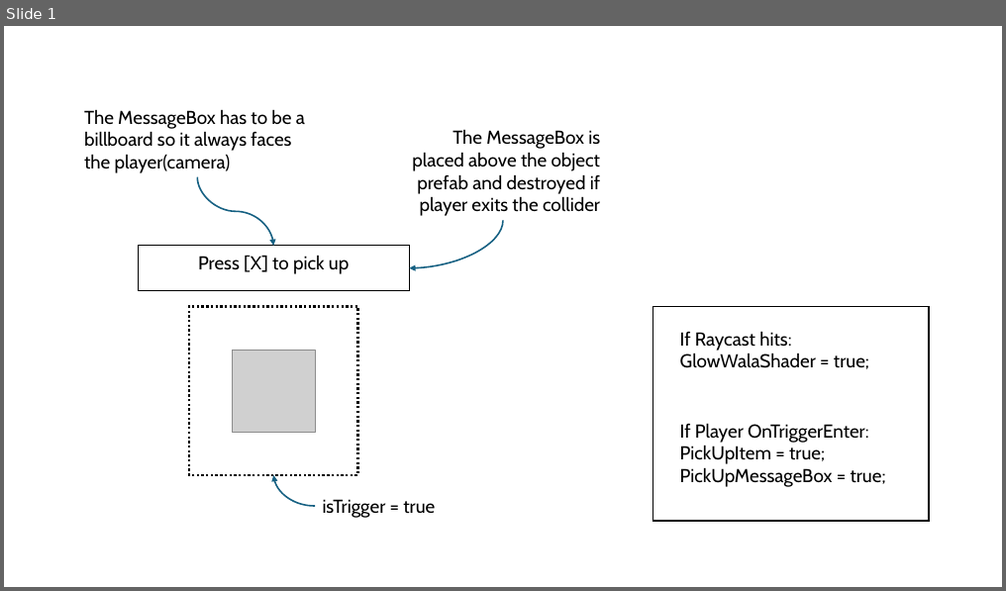
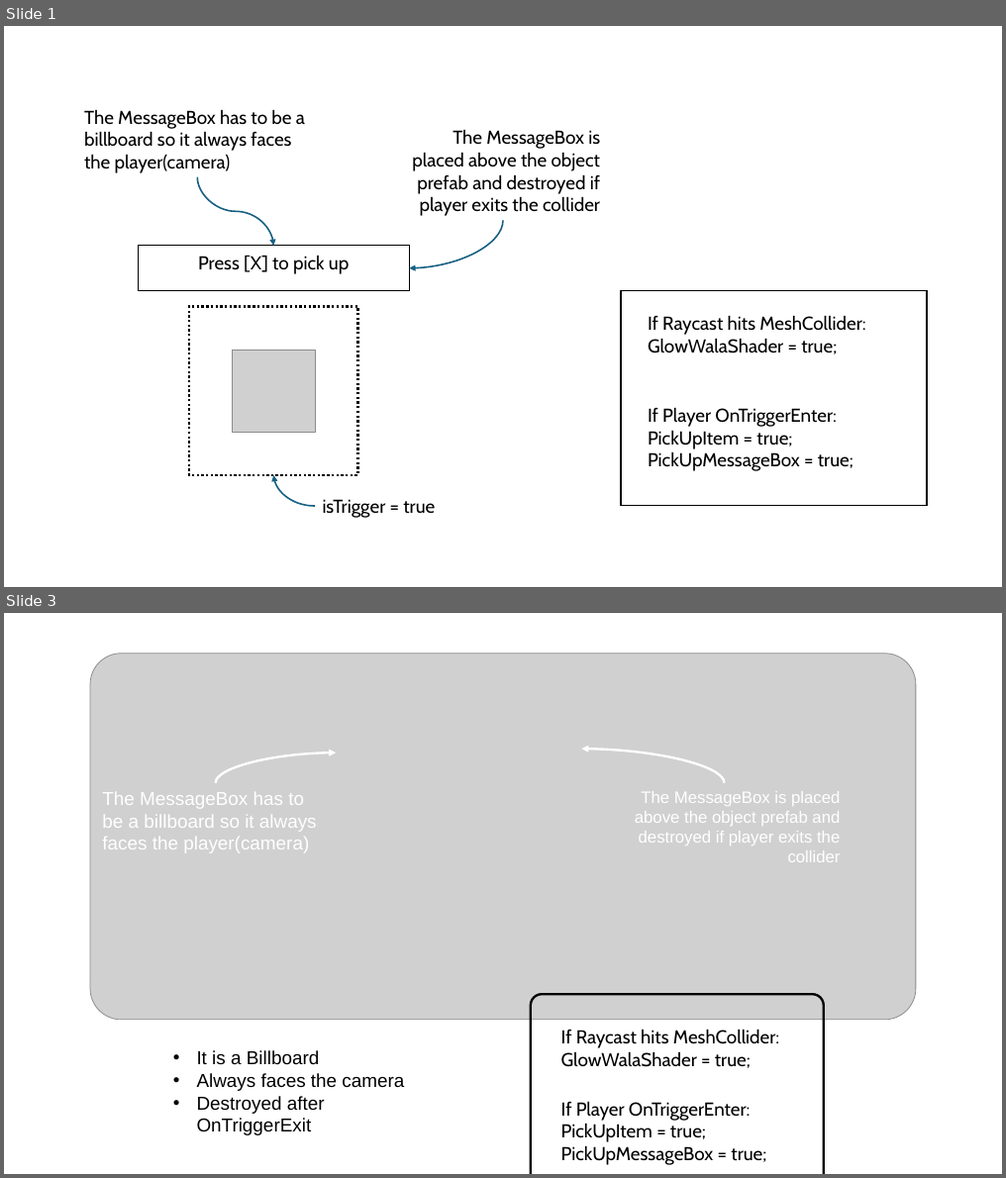
Before and after one commit to ShrutiSabbanii/VRHorror, a slide deck: SRS.pptx. Shown one above the other, each under a label of ours: slide 1 before the commit, slides 1 and 3 after it; the slides between them are not shown. The pictures are 1006x591 and 1006x1178 pixels, drawn with LibreOffice and Linux fonts; fonts in the diff are those of the drawing; grey boxes stand for pictures. Boxes give left, top, right and bottom in pixels: in the first picture for what was removed or moved away, otherwise in the second. Text is boxed around its words. In the diff, an @@ line names an element or a change of style, - is before the commit and + after.

```diff
--- a/SRS.pptx
+++ b/SRS.pptx
@@ slide 3 added at [4,613,1002,1174], background #FFFFFF @@
@@ picture added at [90,654,916,1020] @@
@@ curved arrow added from (216, 783) to (336, 753), #FFFFFF 2.25 pt @@
@@ curved arrow added from (724, 783) to (582, 749), #FFFFFF 2.25 pt @@
@@ text added at [102,792,317,854], 18 pt, text #FFFFFF @@
+The MessageBox has to be a billboard so it always faces the player(camera)
@@ text added at [635,791,841,862], 16 pt, text #FFFFFF @@
+The MessageBox is placed above the object prefab and destroyed if player exits the collider
@@ rounded rectangle added at [531,995,824,1174], outline #000000 2.25 pt @@
@@ text added at [197,1051,404,1136], 18 pt, text #000000 @@
+• It is a Billboard
+• Always faces the camera
+• Destroyed after OnTriggerExit
@@ text added at [561,1029,779,1068], 18 pt, text #000000 @@
+If Raycast hits MeshCollider:
+GlowWalaShader = true;
@@ text added at [561,1101,766,1165], 18 pt, text #000000 @@
+If Player OnTriggerEnter:
+PickUpItem = true;
+PickUpMessageBox = true;
@@ slide 1 changed as well @@
@@ rectangle: place and size @@
-rectangle at [653,307,930,522]
+rectangle at [621,291,927,506]
@@ text "If Raycast hits MeshCollider:": place and size @@
-text "If Raycast hits MeshCollider:" at [680,331,869,370]
+text "If Raycast hits MeshCollider:" at [648,315,865,355]
@@ text at [648,315,865,335]: text changed @@
-If Raycast hits:
+If Raycast hits MeshCollider:
@@ text "If Player OnTriggerEnter:": place and size @@
-text "If Player OnTriggerEnter:" at [680,423,886,487]
+text "If Player OnTriggerEnter:" at [648,407,853,472]
```
Also in this commit, not shown: 6 other slides added, 6 other files.
